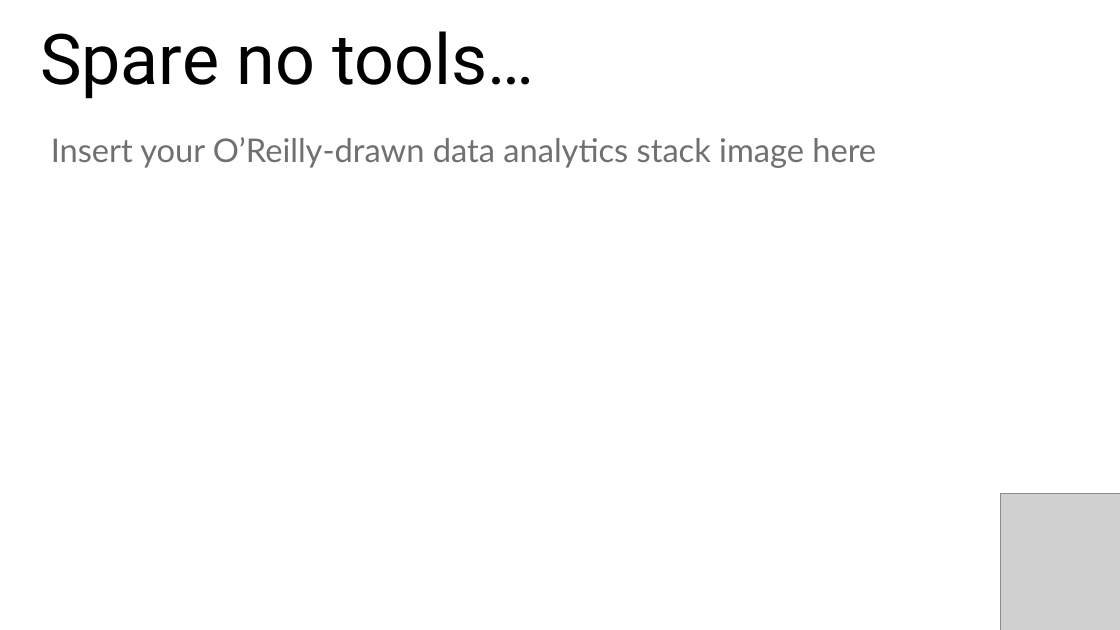
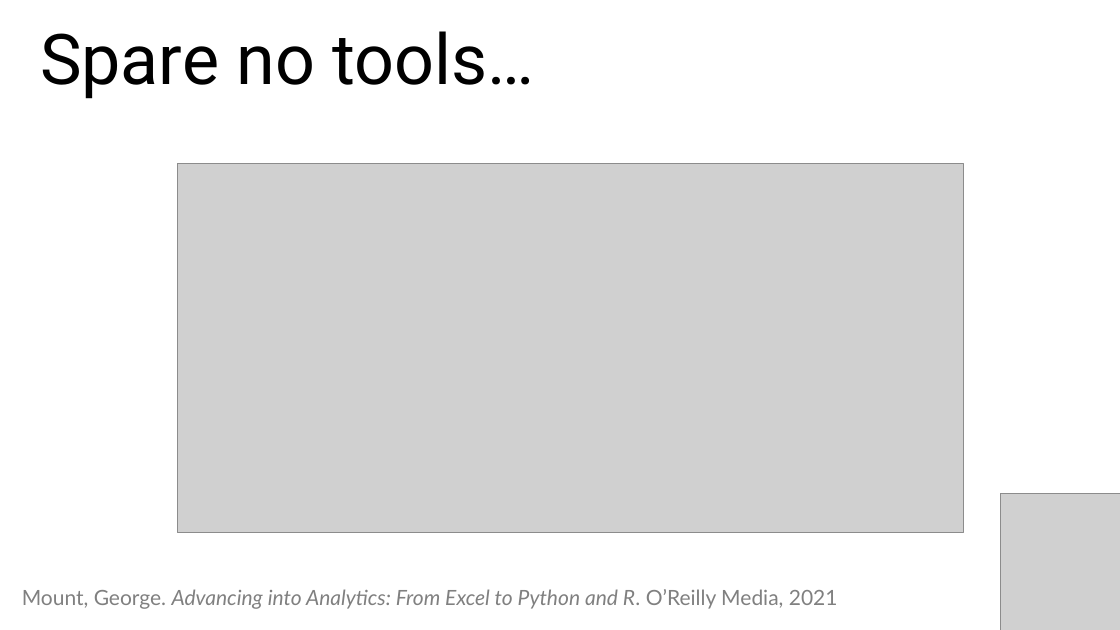
Before and after one commit to stringfestdata/london-excel, a slide deck: slide 6 of advancing-into-analytics-london-meetup.pptx. Drawn at 1120x630 pixels with LibreOffice and Linux fonts; fonts in the diff are those of the drawing; grey boxes stand for pictures. Boxes give left, top, right and bottom in pixels: in the first picture for what was removed or moved away, otherwise in the second. Text is boxed around its words. In the diff, an @@ line names an element or a change of style, - is before the commit and + after.

```diff
--- a/advancing-into-analytics-london-meetup.pptx
+++ b/advancing-into-analytics-london-meetup.pptx
@@ text removed at bbox=[51, 137, 876, 168] @@
-Insert your O’Reilly-drawn data analytics stack image here
@@ picture added at bbox=[177, 163, 964, 533] @@
@@ text added at bbox=[22, 589, 838, 609], 18 pt, text #808080, italic @@
+Mount, George. Advancing into Analytics: From Excel to Python and R. O’Reilly Media, 2021
```
Also in this commit, not shown: 3 other slides changed, 1 slide added, 1 slide removed, 3 other files.
